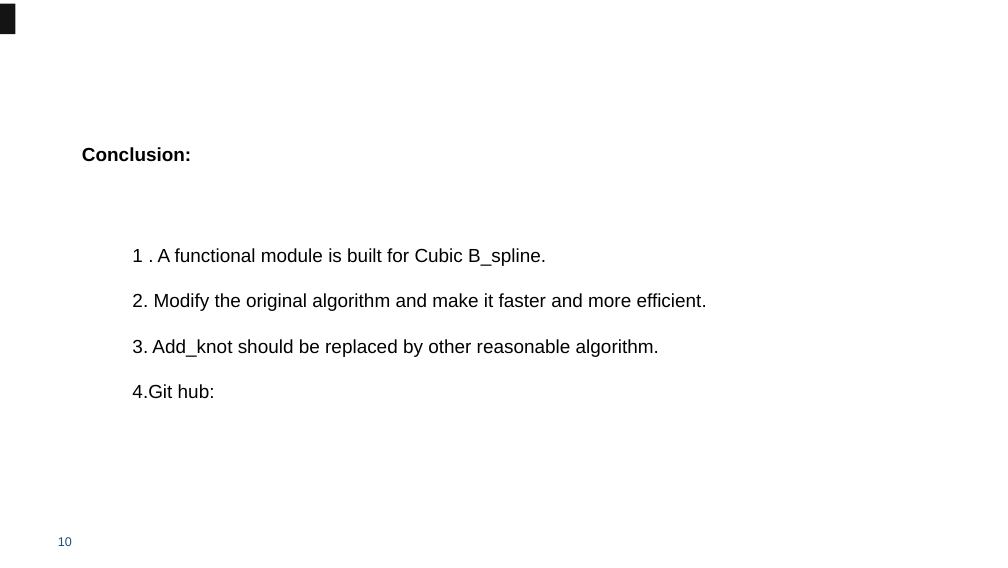
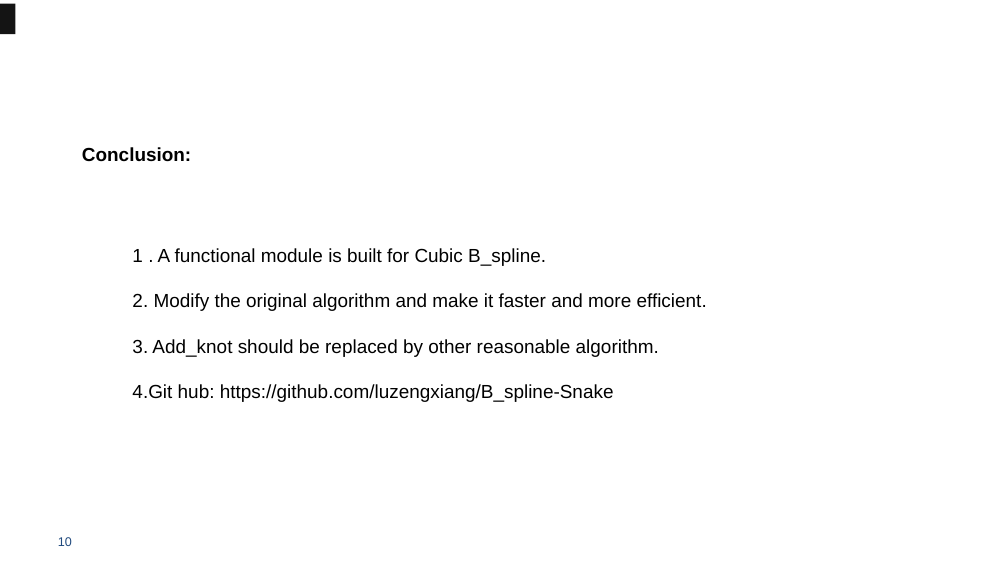
Before and after one commit to luzengxiang/B_spline-Snake, a slide deck: slide 11 of Presentation/B_Snake_project.pptx. Drawn at 1008x568 pixels with LibreOffice and Linux fonts; fonts in the diff are those of the drawing; background and template pictures are left out. Boxes give left, top, right and bottom in pixels: in the first picture for what was removed or moved away, otherwise in the second. Text is boxed around its words. In the diff, an @@ line names an element or a change of style, - is before the commit and + after.

Commit message:
add github URL into slide

```diff
--- a/Presentation/B_Snake_project.pptx
+++ b/Presentation/B_Snake_project.pptx
@@ text at box(132, 384, 614, 402): text changed @@
-4.Git hub:
+4.Git hub: https://github.com/luzengxiang/B_spline-Snake
```
Also in this commit, not shown: 1 other slide changed.
